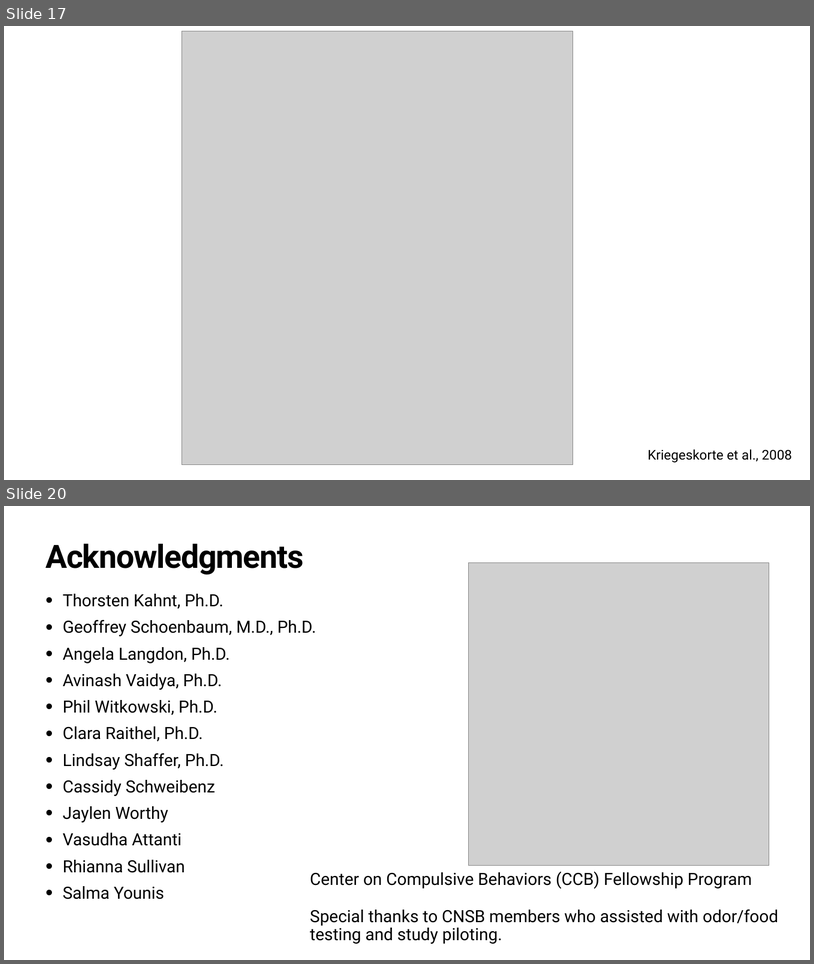
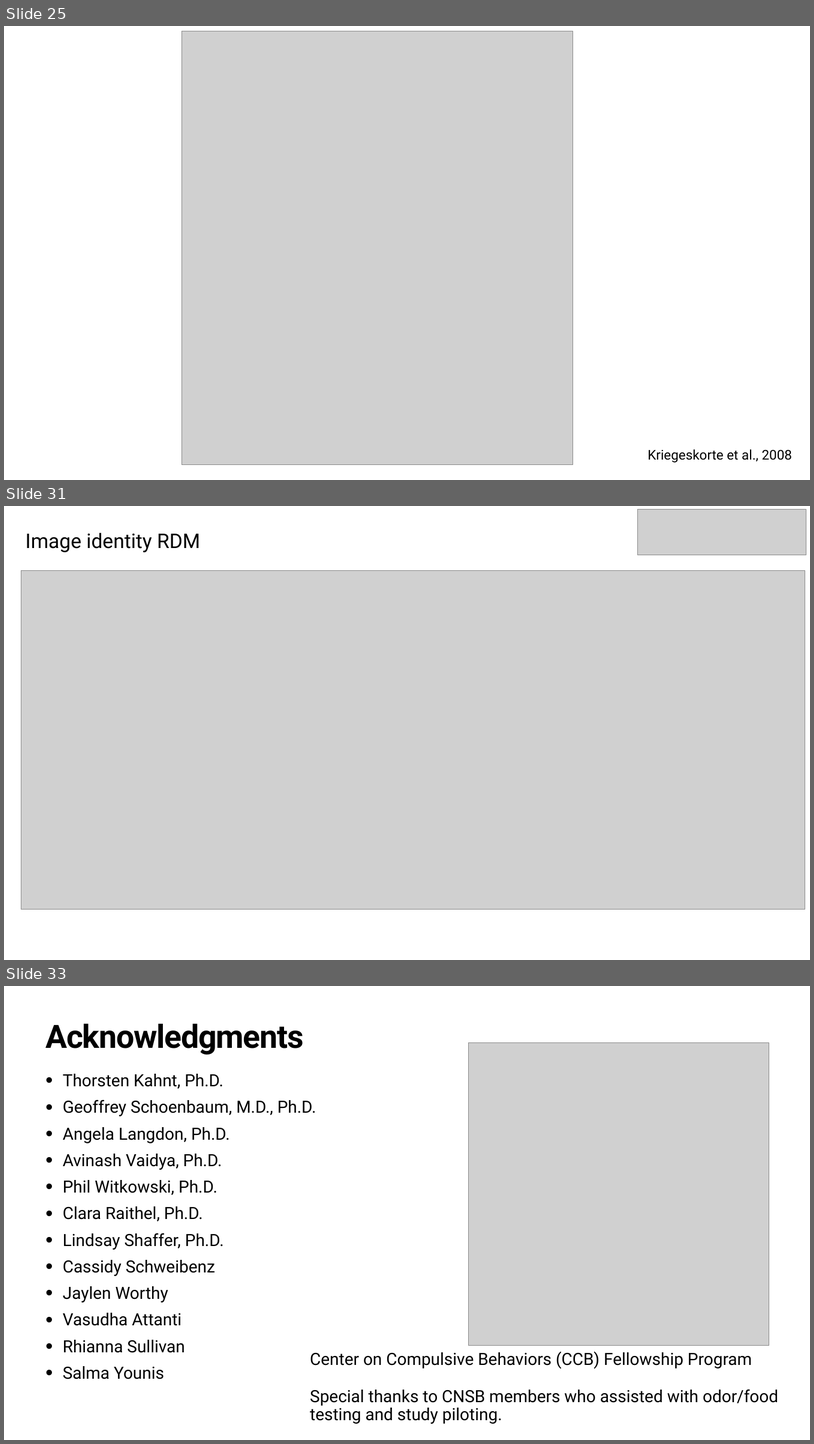
Before and after one commit to QingfangLiu/project-spcd, a slide deck: docs/Joint_lab_meeting.pptx. Shown one above the other, each under a label of ours: slides 17 and 20 before the commit, slides 25, 31 and 33 after it; the slides between them are not shown. The pictures are 814x964 and 814x1444 pixels, drawn with LibreOffice and Linux fonts; fonts in the diff are those of the drawing; grey boxes stand for pictures. Boxes give left, top, right and bottom in pixels: in the first picture for what was removed or moved away, otherwise in the second. Text is boxed around its words. In the diff, an @@ line names an element or a change of style, - is before the commit and + after.

```diff
--- a/docs/Joint_lab_meeting.pptx
+++ b/docs/Joint_lab_meeting.pptx
@@ slide 31 added at (4,506,810,960), background #FFFFFF @@
@@ picture added at (638,509,806,555) @@
@@ text added at (26,532,200,552), 48 pt, text #000000 @@
+Image identity RDM
@@ picture added at (21,571,805,909) @@
@@ what was slide 17 is now slide 25 @@
@@ what was slide 20 is now slide 33 @@
```
Also in this commit, not shown: 1 slide changed, 13 other slides added, 1 slide removed.
